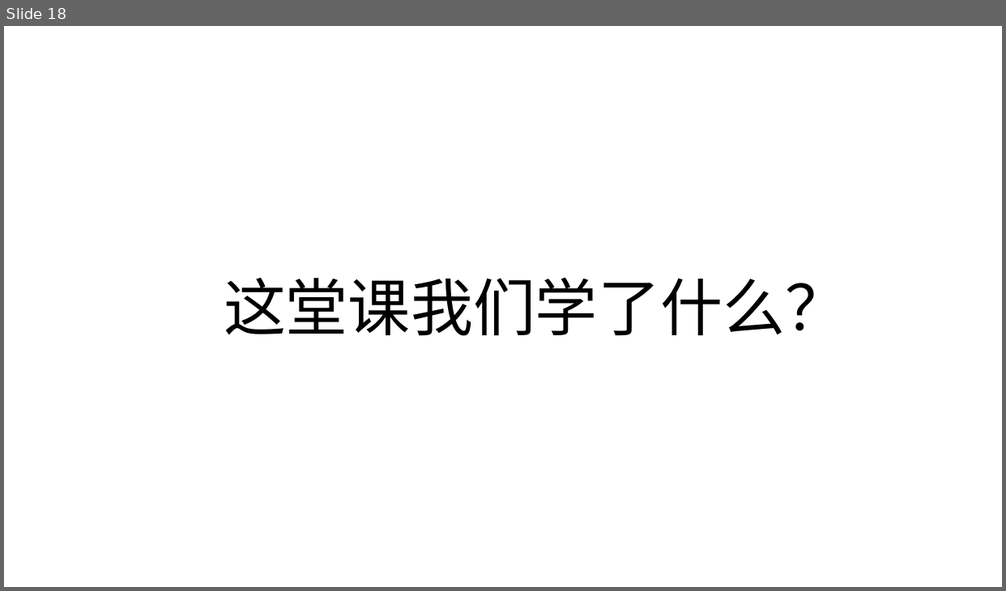
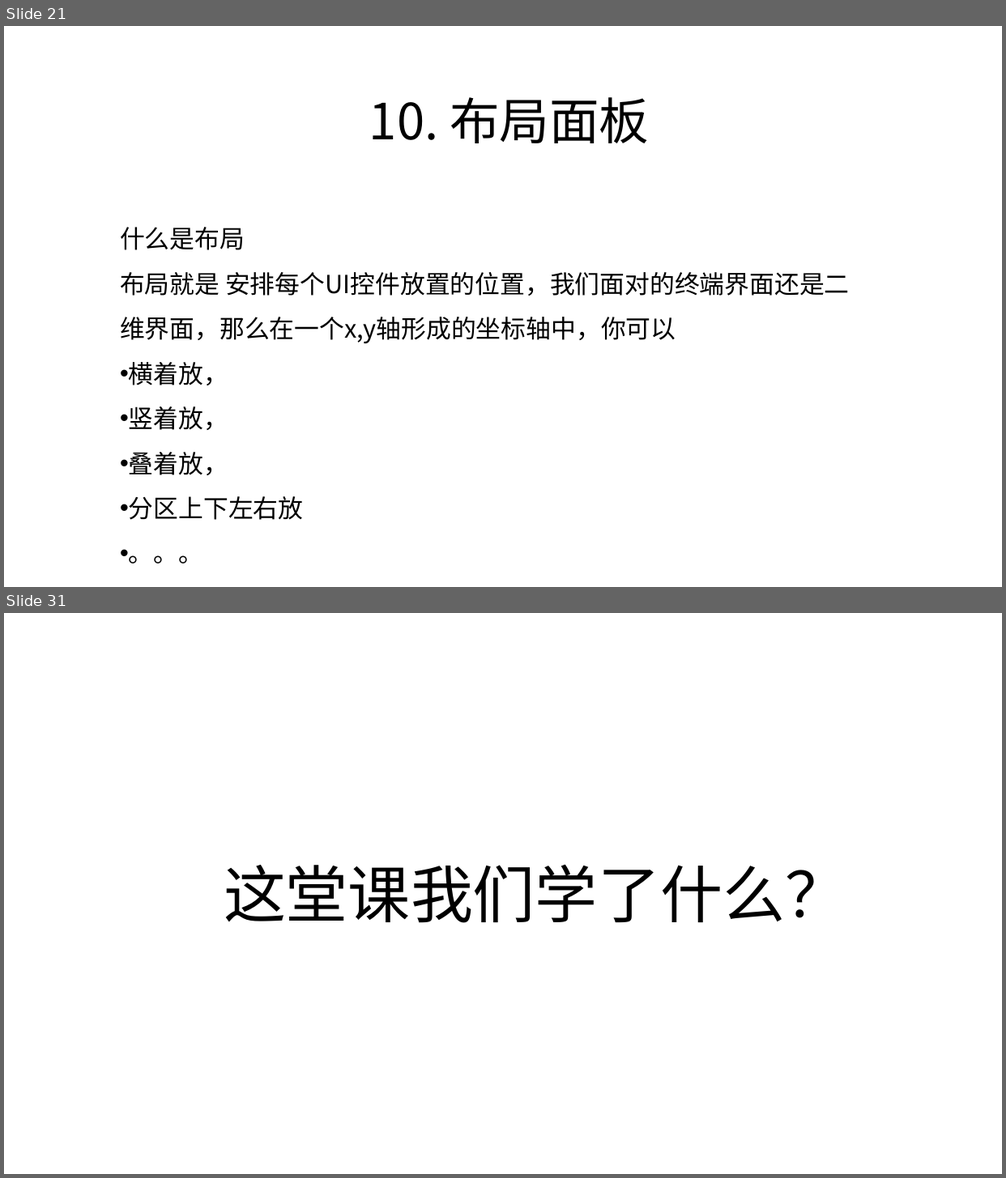
Before and after one commit to zjyesir/hmc_java_1, a slide deck: ppt/19. 图形化编程.pptx. Shown one above the other, each under a label of ours: slide 18 before the commit, slides 21 and 31 after it; the slides between them are not shown. The pictures are 1006x591 and 1006x1178 pixels, drawn with LibreOffice and Linux fonts; fonts in the diff are those of the drawing; background and template pictures are left out. Boxes give left, top, right and bottom in pixels: in the first picture for what was removed or moved away, otherwise in the second. Text is boxed around its words. In the diff, an @@ line names an element or a change of style, - is before the commit and + after.

Commit message:
JavaFx图形化界面 ppt

```diff
--- a/ppt/19. 图形化编程.pptx
+++ b/ppt/19. 图形化编程.pptx
@@ slide 21 added at box(4, 26, 1002, 587), background picture (left out) @@
@@ text added at box(369, 97, 649, 143), 48 pt, text #000000 @@
+10. 布局面板
@@ text added at box(120, 227, 849, 564), 24 pt, text #000000 @@
+什么是布局
+布局就是 安排每个UI控件放置的位置，我们面对的终端界面还是二维界面，那么在一个x,y轴形成的坐标轴中，你可以
+• 横着放，
+• 竖着放，
+• 叠着放，
+• 分区上下左右放
+• 。。。
@@ what was slide 18 is now slide 31 @@
```
Also in this commit, not shown: 7 slides changed, 16 other slides added, 4 slides removed, 2 other files.
